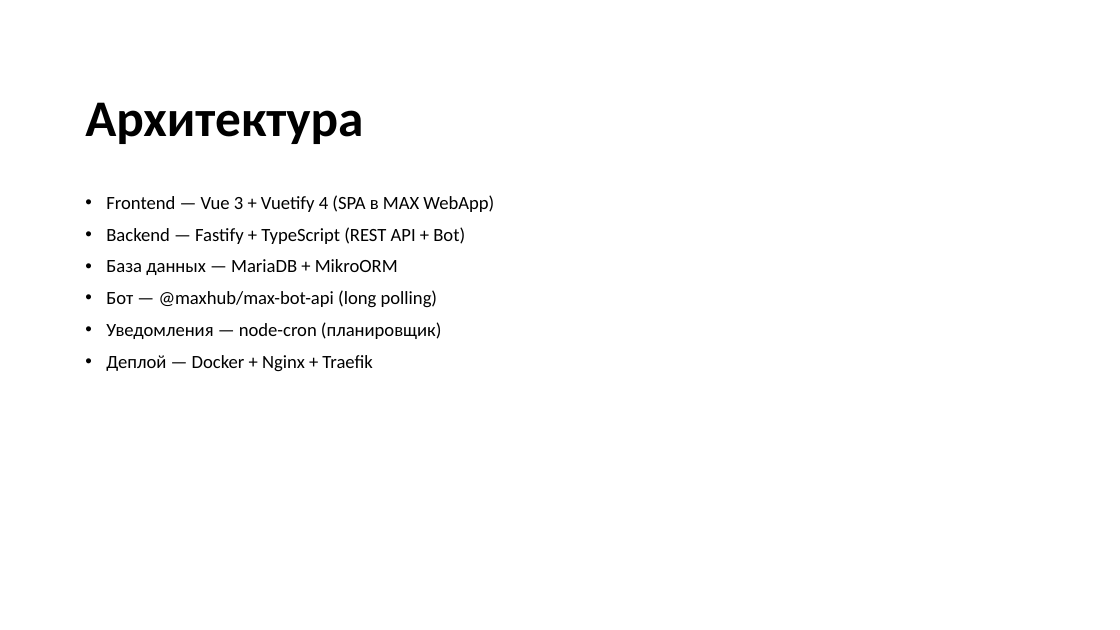
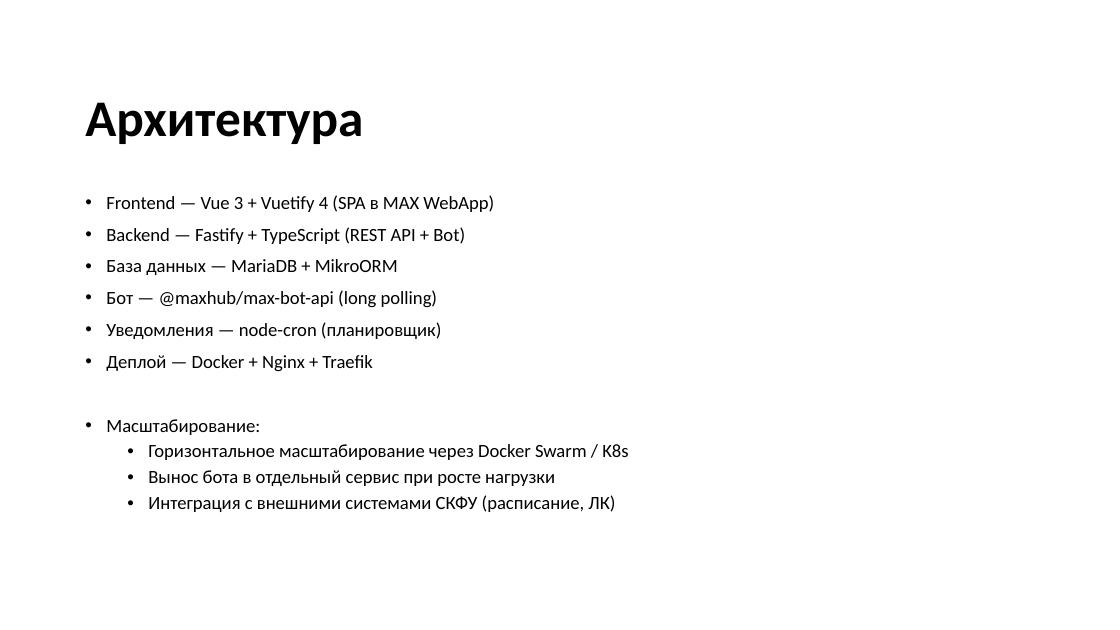
Before and after one commit to ThisIsLamer/ncfu-bot, a slide deck: slide 8 of Документы/Презентация_NCFU_Events.pptx (slide 5 before the commit). Drawn at 1120x630 pixels with LibreOffice and Linux fonts; fonts in the diff are those of the drawing; background and template pictures are left out. Boxes give left, top, right and bottom in pixels: in the first picture for what was removed or moved away, otherwise in the second. Text is boxed around its words. In the diff, an @@ line names an element or a change of style, - is before the commit and + after.

```diff
--- a/Документы/Презентация_NCFU_Events.pptx
+++ b/Документы/Презентация_NCFU_Events.pptx
@@ text at [106,419,628,512]: paragraphs added @@
+• Масштабирование:
+  • Горизонтальное масштабирование через Docker Swarm / K8s
+  • Вынос бота в отдельный сервис при росте нагрузки
+  • Интеграция с внешними системами СКФУ (расписание, ЛК)
```
Also in this commit, not shown: 2 other slides changed, 5 slides added, 1 slide removed.
